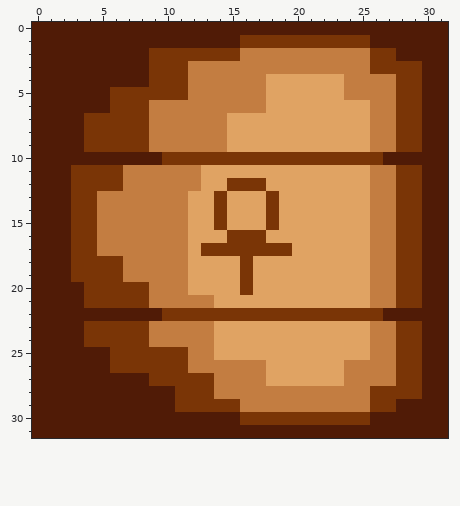
Two versions of one pixel-art sprite, game/Kusinta/resources/Room/A3/OWSW.png. The picture above is the old version.
The file is 32x32 pixels.
The result:
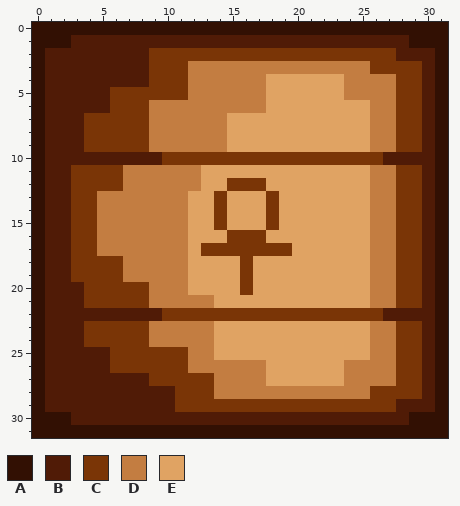
Palette (. is transparent): A #321003  B #501b06  C #7a3506  D #c37d41  E #e0a363
From old to new:
@@ x 0..31 @@
- 0 BBBBBBBBBBBBBBBBBBBBBBBBBBBBBBBB
- 1 BBBBBBBBBBBBBBBBCCCCCCCCCCBBBBBB
- 2 BBBBBBBBBCCCCCCCDDDDDDDDDDCCBBBB
- 3 BBBBBBBBBCCCDDDDDDDDDDDDDDCCCCBB
- 4 BBBBBBBBBCCCDDDDDDEEEEEEDDDDCCBB
- 5 BBBBBBCCCCCCDDDDDDEEEEEEDDDDCCBB
- 6 BBBBBBCCCDDDDDDDDDEEEEEEEEDDCCBB
- 7 BBBBCCCCCDDDDDDEEEEEEEEEEEDDCCBB
- 8 BBBBCCCCCDDDDDDEEEEEEEEEEEDDCCBB
- 9 BBBBCCCCCDDDDDDEEEEEEEEEEEDDCCBB
-10 BBBBBBBBBBCCCCCCCCCCCCCCCCCBBBBB
-11 BBBCCCCDDDDDDEEEEEEEEEEEEEDDCCBB
-12 BBBCCCCDDDDDDEECCCEEEEEEEEDDCCBB
-13 BBBCCDDDDDDDEECEEECEEEEEEEDDCCBB
-14 BBBCCDDDDDDDEECEEECEEEEEEEDDCCBB
-15 BBBCCDDDDDDDEECEEECEEEEEEEDDCCBB
-16 BBBCCDDDDDDDEEECCCEEEEEEEEDDCCBB
-17 BBBCCDDDDDDDECCCCCCCEEEEEEDDCCBB
-18 BBBCCCCDDDDDEEEECEEEEEEEEEDDCCBB
-19 BBBCCCCDDDDDEEEECEEEEEEEEEDDCCBB
-20 BBBBCCCCCDDDEEEECEEEEEEEEEDDCCBB
-21 BBBBCCCCCDDDDDEEEEEEEEEEEEDDCCBB
-22 BBBBBBBBBBCCCCCCCCCCCCCCCCCBBBBB
-23 BBBBCCCCCDDDDDEEEEEEEEEEEEDDCCBB
-24 BBBBCCCCCDDDDDEEEEEEEEEEEEDDCCBB
-25 BBBBBBCCCCCCDDEEEEEEEEEEEEDDCCBB
-26 BBBBBBCCCCCCDDDDDDEEEEEEDDDDCCBB
-27 BBBBBBBBBCCCCCDDDDEEEEEEDDDDCCBB
-28 BBBBBBBBBBBCCCDDDDDDDDDDDDCCCCBB
-29 BBBBBBBBBBBCCCCCDDDDDDDDDDCCBBBB
-30 BBBBBBBBBBBBBBBBCCCCCCCCCCBBBBBB
-31 BBBBBBBBBBBBBBBBBBBBBBBBBBBBBBBB
+ 0 AAAAAAAAAAAAAAAAAAAAAAAAAAAAAAAA
+ 1 AAABBBBBBBBBBBBBBBBBBBBBBBBBBAAA
+ 2 ABBBBBBBBCCCCCCCCCCCCCCCCCCCBBBA
+ 3 ABBBBBBBBCCCDDDDDDDDDDDDDDCCCCBA
+ 4 ABBBBBBBBCCCDDDDDDEEEEEEDDDDCCBA
+ 5 ABBBBBCCCCCCDDDDDDEEEEEEDDDDCCBA
+ 6 ABBBBBCCCDDDDDDDDDEEEEEEEEDDCCBA
+ 7 ABBBCCCCCDDDDDDEEEEEEEEEEEDDCCBA
+ 8 ABBBCCCCCDDDDDDEEEEEEEEEEEDDCCBA
+ 9 ABBBCCCCCDDDDDDEEEEEEEEEEEDDCCBA
+10 ABBBBBBBBBCCCCCCCCCCCCCCCCCBBBBA
+11 ABBCCCCDDDDDDEEEEEEEEEEEEEDDCCBA
+12 ABBCCCCDDDDDDEECCCEEEEEEEEDDCCBA
+13 ABBCCDDDDDDDEECEEECEEEEEEEDDCCBA
+14 ABBCCDDDDDDDEECEEECEEEEEEEDDCCBA
+15 ABBCCDDDDDDDEECEEECEEEEEEEDDCCBA
+16 ABBCCDDDDDDDEEECCCEEEEEEEEDDCCBA
+17 ABBCCDDDDDDDECCCCCCCEEEEEEDDCCBA
+18 ABBCCCCDDDDDEEEECEEEEEEEEEDDCCBA
+19 ABBCCCCDDDDDEEEECEEEEEEEEEDDCCBA
+20 ABBBCCCCCDDDEEEECEEEEEEEEEDDCCBA
+21 ABBBCCCCCDDDDDEEEEEEEEEEEEDDCCBA
+22 ABBBBBBBBBCCCCCCCCCCCCCCCCCBBBBA
+23 ABBBCCCCCDDDDDEEEEEEEEEEEEDDCCBA
+24 ABBBCCCCCDDDDDEEEEEEEEEEEEDDCCBA
+25 ABBBBBCCCCCCDDEEEEEEEEEEEEDDCCBA
+26 ABBBBBCCCCCCDDDDDDEEEEEEDDDDCCBA
+27 ABBBBBBBBCCCCCDDDDEEEEEEDDDDCCBA
+28 ABBBBBBBBBBCCCDDDDDDDDDDDDCCCCBA
+29 ABBBBBBBBBBCCCCCCCCCCCCCCCCCBBBA
+30 AAABBBBBBBBBBBBBBBBBBBBBBBBBBAAA
+31 AAAAAAAAAAAAAAAAAAAAAAAAAAAAAAAA
Pixel boxes of the changes (left, top, right, bottom) in both pictures:
changed: (32, 22, 448, 438)
